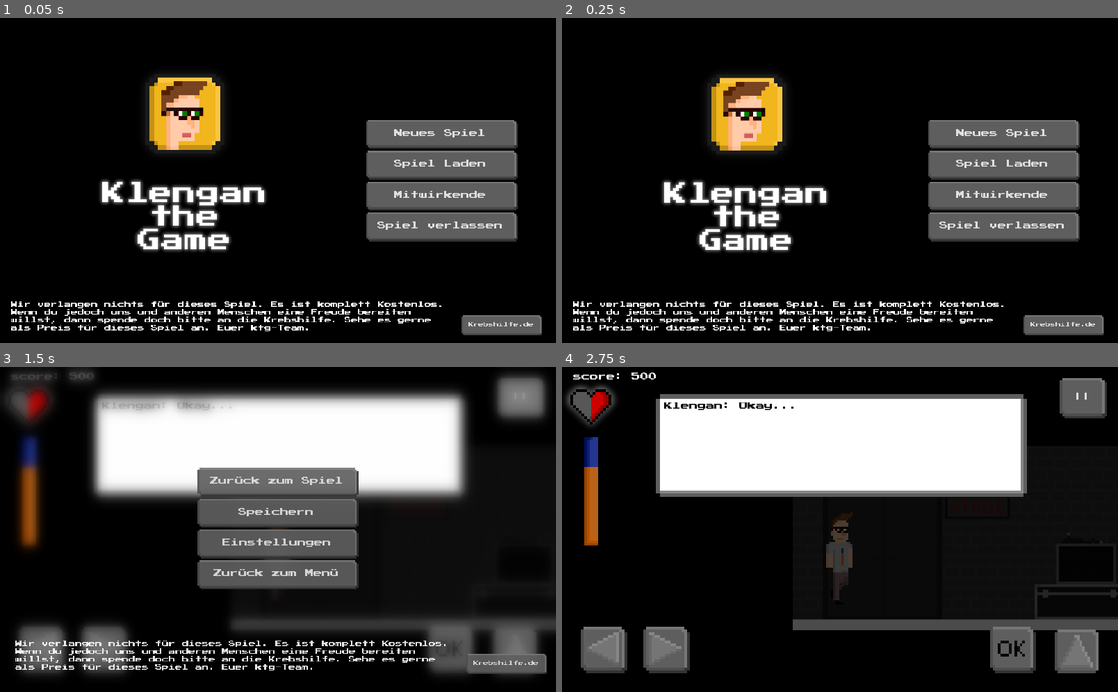
Above: before the commit, frames 1-4 (two rows, left to right).
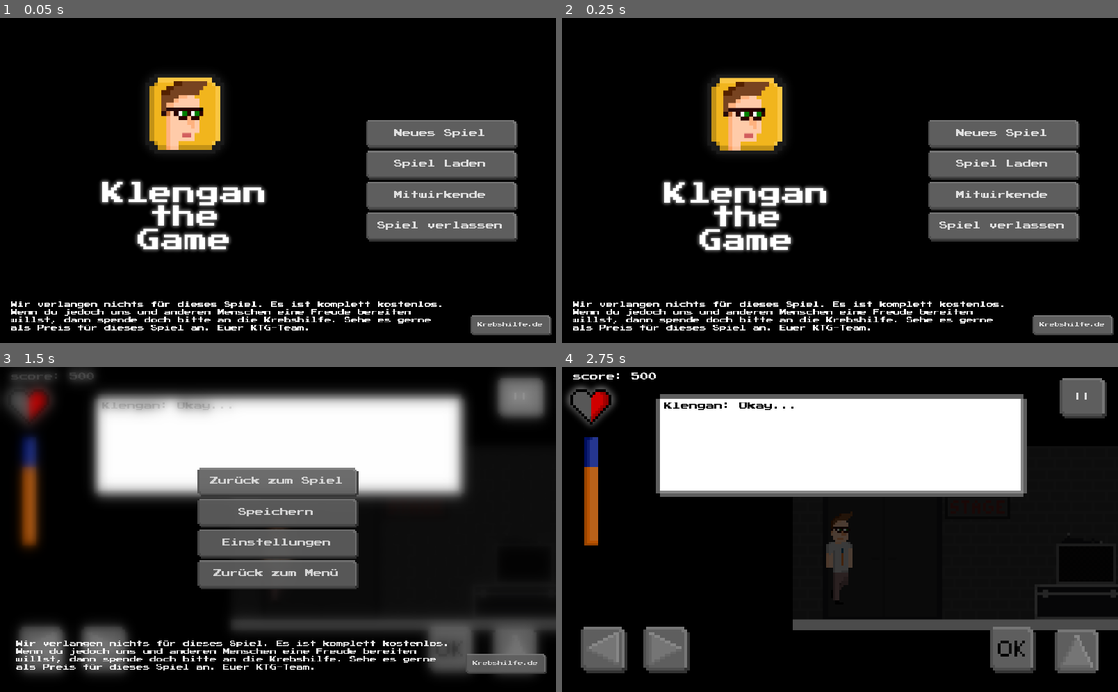
Above: after the commit, the same moments.

Repository: klenganthegame/KlenganTheGame
Game: Godot game, scene res://scenes/Menu.tscn
Same seed, same stepped clock (60 frames per second), same inputs: the game is played once before the commit and once after it.
Inputs:
- Up to frame 1 (0.05 s): no input
- Up to frame 2 (0.25 s): no input
- Up to frame 3 (1.5 s): click "Neues Spiel" at 0.5 s; click "||" at 1.25 s
- Up to frame 4 (2.75 s): click "Zurück zum Spiel" at 2 s

The runs differ from the first frame. In frame 1, 0.3% of the frame differs, in the area x 45-100%, y 87-98%; in frame 2, 0.3%; in frame 3, 1.5%, in the area x 2-99%, y 84-95%; in frame 4, nothing differs.

Commit message:
fixed some stuff (nothing important)

Diff:
--- a/objects/player/Klengan.tscn
+++ b/objects/player/Klengan.tscn
@@ -128,7 +128,7 @@
 scale = Vector2( 4, 4 )
 frames = SubResource( 1 )
 animation = "walk"
-frame = 8
+frame = 9
 playing = true
 
 [node name="Camera2D" type="Camera2D" parent="."]
@@ -196,6 +196,7 @@
 action = "jump"
 
 [node name="DialogueBox" type="NinePatchRect" parent="CanvasLayer"]
+visible = false
 anchor_right = 1.0
 margin_left = 173.0
 margin_top = 50.0
@@ -324,10 +325,8 @@
 
 [node name="Krebshilfe" parent="CanvasLayer/Pause" instance=ExtResource( 33 )]
 anchor_top = 1.0
-anchor_right = 1.0
 anchor_bottom = 1.0
 margin_top = -118.0
-margin_right = 0.0
 margin_bottom = 0.0
 [connection signal="area_entered" from="Area2D" to="." method="_on_Area2D_area_entered"]
 [connection signal="area_exited" from="Area2D" to="." method="_on_Area2D_area_exited"]
--- a/scenes/Krebshilfe.tscn
+++ b/scenes/Krebshilfe.tscn
@@ -3,10 +3,8 @@
 [ext_resource path="res://scenes/Krebshilfe.gd" type="Script" id=1]
 
 [node name="Krebshilfe" type="Control"]
-margin_left = -2.27209
-margin_top = -2.27208
-margin_right = 1023.73
-margin_bottom = 110.728
+anchor_right = 1.0
+margin_bottom = 98.0
 script = ExtResource( 1 )
 
 [node name="LinkButton" type="Button" parent="."]
@@ -29,8 +27,8 @@
 margin_right = 1054.0
 margin_bottom = 36.5
 rect_scale = Vector2( 0.8, 0.8 )
-text = "Wir verlangen nichts für dieses Spiel. Es ist komplett Kostenlos.
+text = "Wir verlangen nichts für dieses Spiel. Es ist komplett kostenlos.
 Wenn du jedoch uns und anderen Menschen eine Freude bereiten
 willst, dann spende doch bitte an die Krebshilfe. Sehe es gerne
-als Preis für dieses Spiel an. Euer ktg-Team."
+als Preis für dieses Spiel an. Euer KTG-Team."
 [connection signal="pressed" from="LinkButton" to="." method="_on_LinkButton_pressed"]
--- a/scenes/Menu.tscn
+++ b/scenes/Menu.tscn
@@ -74,10 +74,10 @@
 anims/idle = SubResource( 1 )
 
 [node name="Krebshilfe" parent="." instance=ExtResource( 4 )]
-margin_left = -10.4286
-margin_top = 502.585
-margin_right = 1015.57
-margin_bottom = 615.585
+margin_left = -10.0
+margin_top = 503.0
+margin_right = 9.0
+margin_bottom = 616.0
 [connection signal="pressed" from="VBoxContainer/NewGame" to="." method="_on_NewGame_pressed"]
 [connection signal="pressed" from="VBoxContainer/LoadGame" to="." method="_on_LoadGame_pressed"]
 [connection signal="pressed" from="VBoxContainer/Credits" to="." method="_on_Credits_pressed"]
